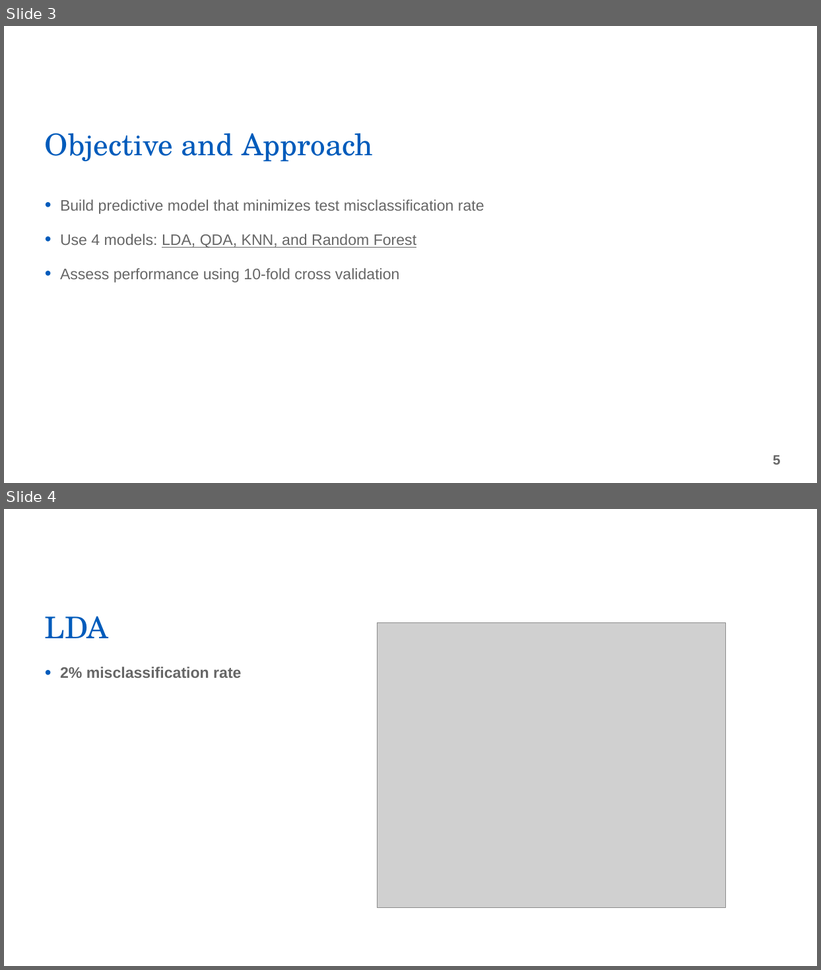
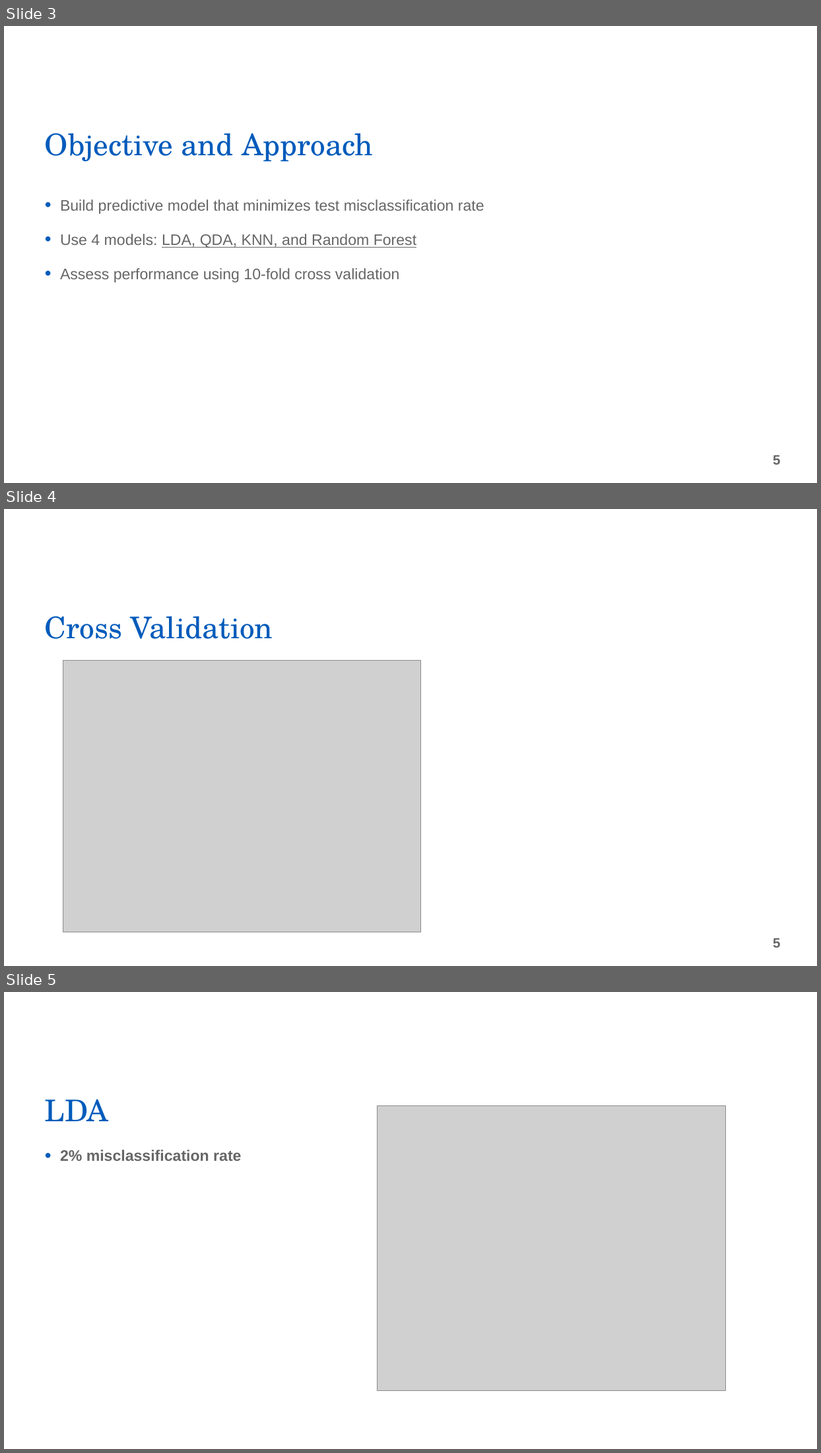
Before and after one commit to thanickcruz/buffalo_crime, a slide deck: EAS508-Presentation.pptx. Shown one above the other, each under a label of ours: slides 3 and 4 before the commit, slides 3, 4 and 5 after it. The pictures are 821x970 and 821x1453 pixels, drawn with LibreOffice and Linux fonts; fonts in the diff are those of the drawing; grey boxes stand for pictures; background and template pictures are left out. Boxes give left, top, right and bottom in pixels: in the first picture for what was removed or moved away, otherwise in the second. Text is boxed around its words. In the diff, an @@ line names an element or a change of style, - is before the commit and + after.

Commit message:
Added cross- validation slide

```diff
--- a/EAS508-Presentation.pptx
+++ b/EAS508-Presentation.pptx
@@ slide 4 added at bbox=[4, 509, 817, 966], background picture (left out) @@
@@ title added at bbox=[45, 616, 273, 639], 35.3 pt, text #005BBB @@
+Cross Validation
@@ picture added at bbox=[63, 661, 421, 932] @@
@@ text added at bbox=[773, 939, 780, 948], 16 pt, text #666666, bold @@
+5
@@ what was slide 4 is now slide 5 @@
```
Also in this commit, not shown: 1 slide changed.
